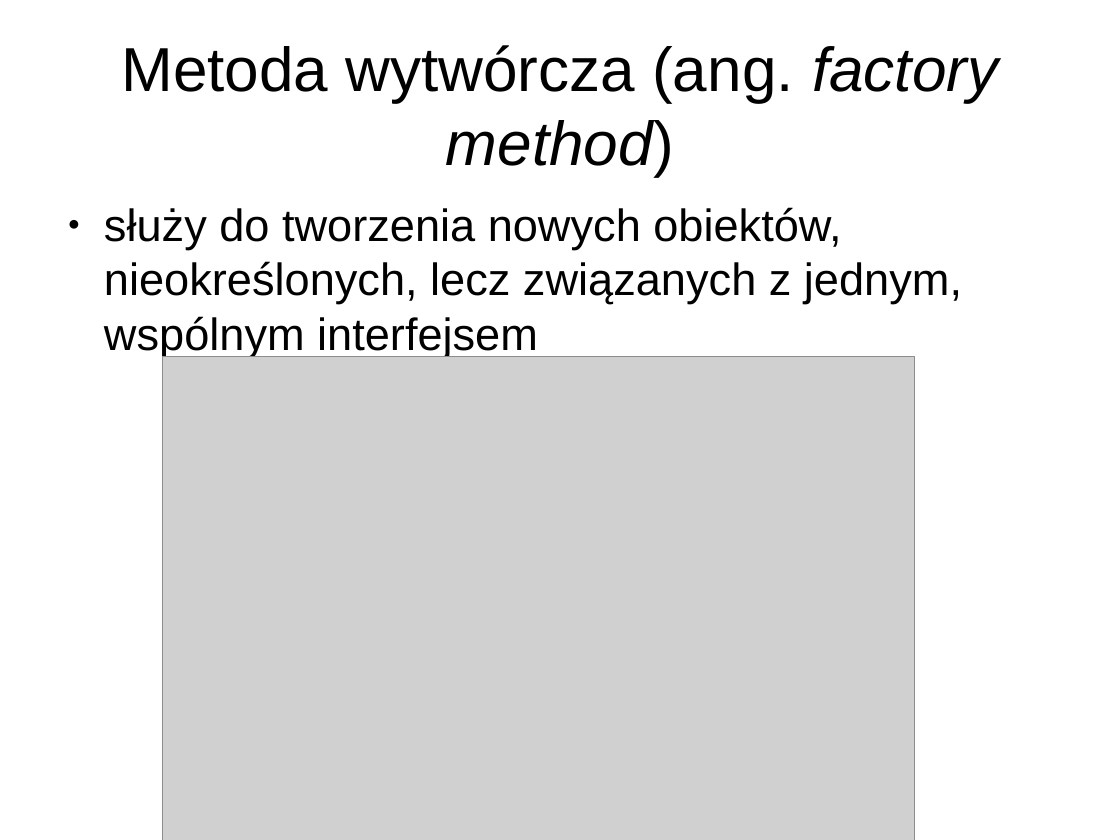
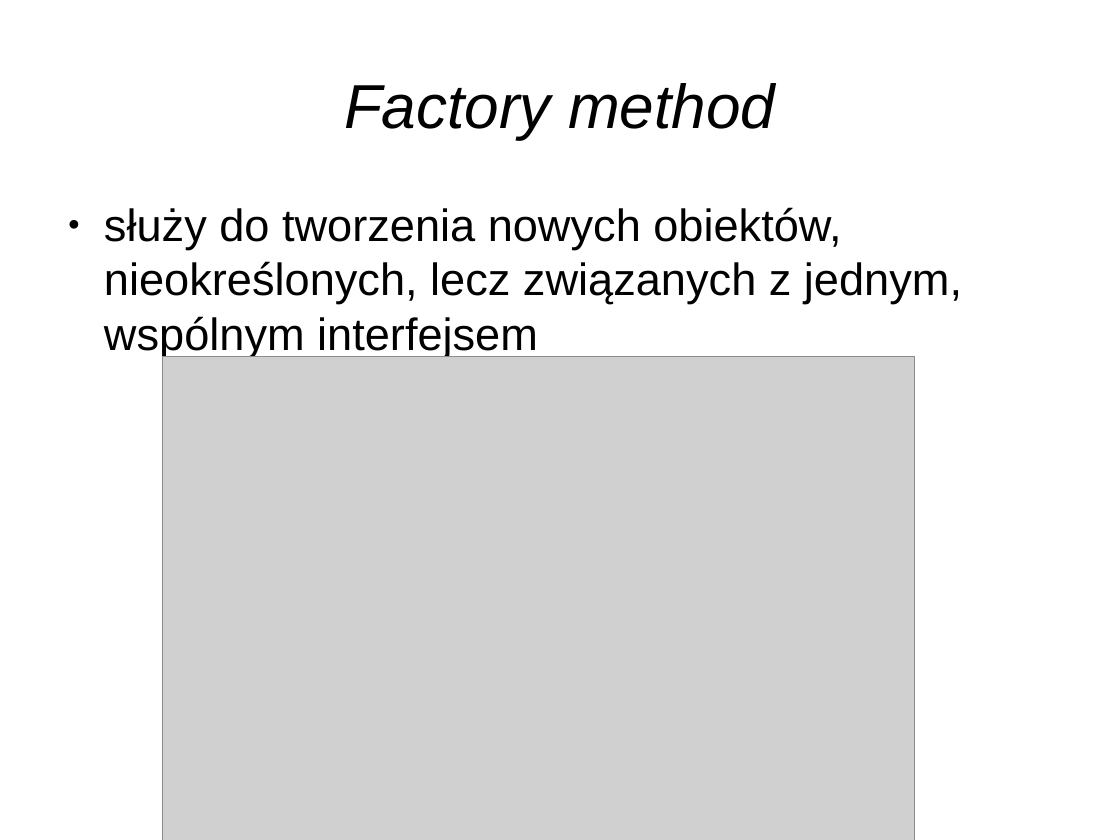
Before and after one commit to anicos/wzorce-projektowe-prezentacja, a slide deck: slide 37 of Part_1.odp. Drawn at 1120x840 pixels with LibreOffice and Linux fonts; fonts in the diff are those of the drawing; grey boxes stand for pictures. Boxes give left, top, right and bottom in pixels: in the first picture for what was removed or moved away, otherwise in the second. Text is boxed around its words. In the diff, an @@ line names an element or a change of style, - is before the commit and + after.

```diff
--- a/Part_1.odp
+++ b/Part_1.odp
@@ title at bbox=[344, 83, 775, 139]: text changed; italic on @@
-Metoda wytwórcza (ang. factory method)
+Factory method
```
Also in this commit, not shown: 9 other slides changed, 1 other file.
